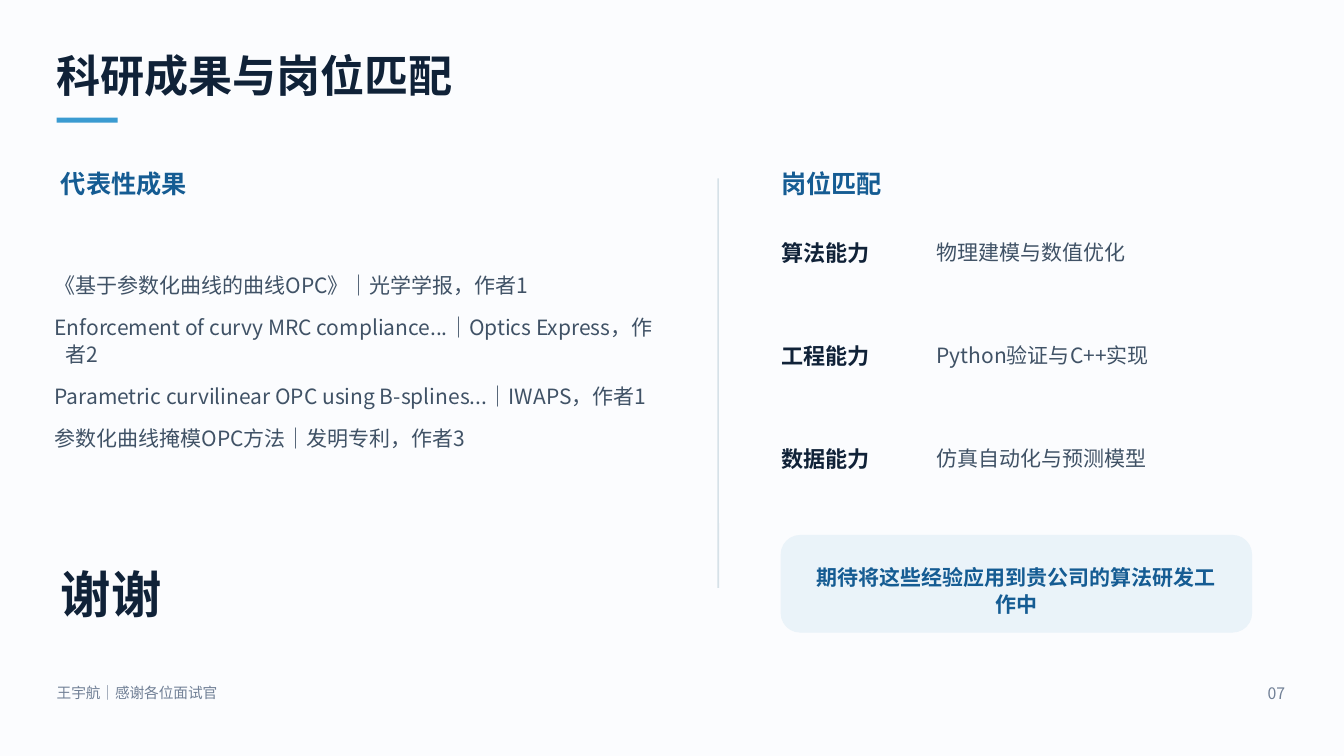
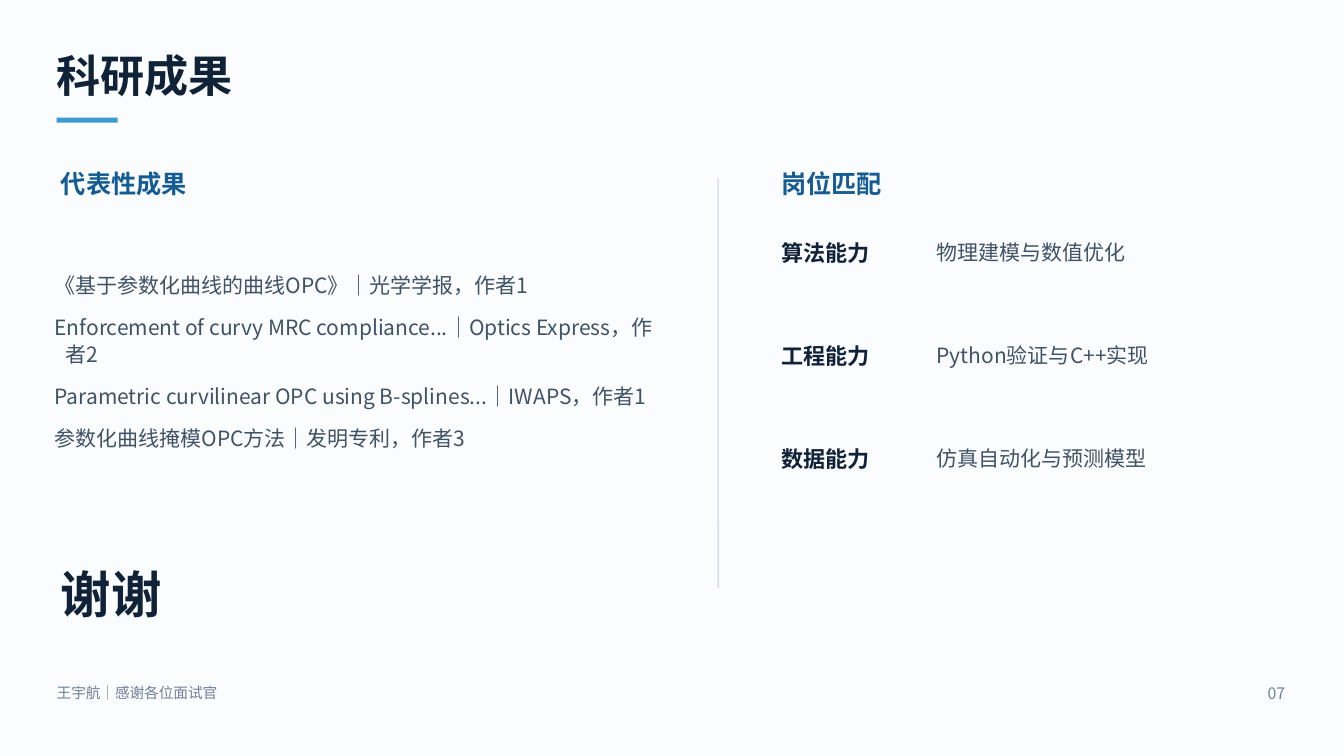
Before and after one commit to wyhcoder/C-version-Lithography, a slide deck: slide 7 of output/presentations/王宇航_技术面试汇报_初稿.pptx. Drawn at 1344x756 pixels with LibreOffice and Linux fonts; fonts in the diff are those of the drawing. Boxes give left, top, right and bottom in pixels: in the first picture for what was removed or moved away, otherwise in the second. Text is boxed around its words. In the diff, an @@ line names an element or a change of style, - is before the commit and + after.

```diff
--- a/output/presentations/王宇航_技术面试汇报_初稿.pptx
+++ b/output/presentations/王宇航_技术面试汇报_初稿.pptx
@@ text at [57,54,233,97]: text changed @@
-科研成果与岗位匹配
+科研成果
@@ rounded rectangle removed at [781,535,1252,632] @@
@@ text removed at [817,567,1216,614] @@
-期待将这些经验应用到贵公司的算法研发工作中
```
Also in this commit, not shown: 2 other slides changed, 11 other files.
